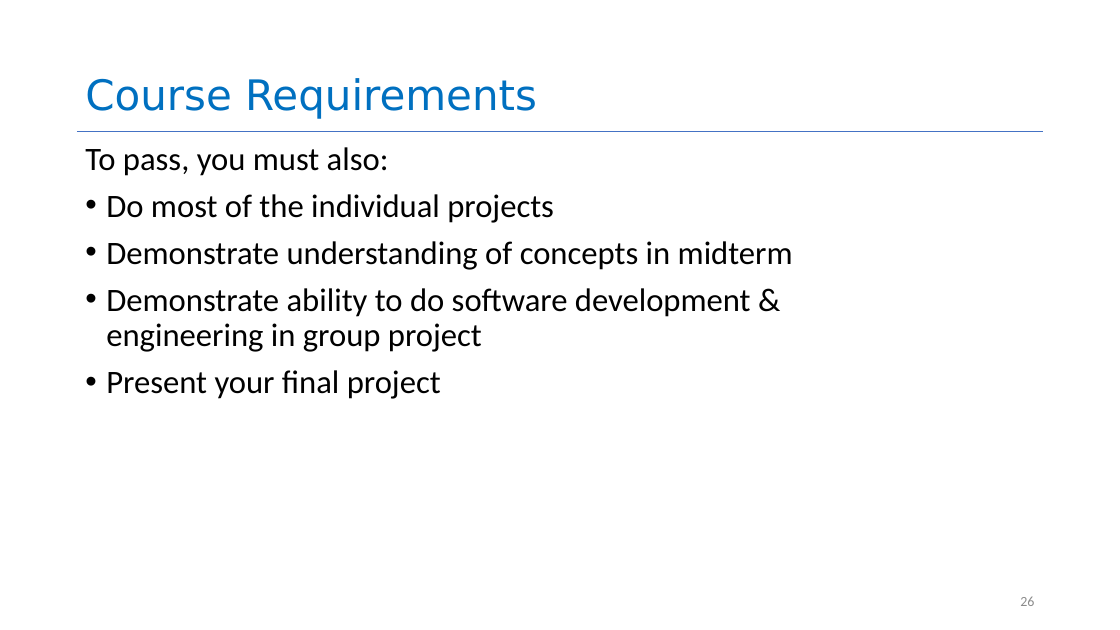
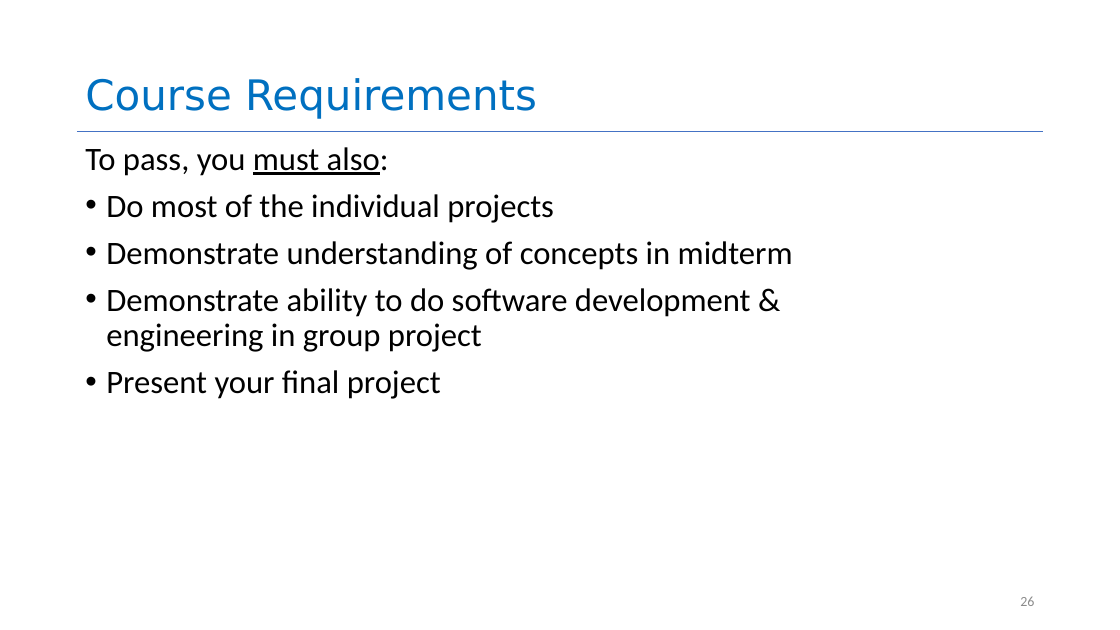
Before and after one commit to neu-se/CS4530-Spring-2026, a slide deck: slide 26 of Slides/Module 01.1 Course Introduction.pptx. Drawn at 1120x630 pixels with LibreOffice and Linux fonts; fonts in the diff are those of the drawing. Boxes give left, top, right and bottom in pixels: in the first picture for what was removed or moved away, otherwise in the second. Text is boxed around its words. In the diff, an @@ line names an element or a change of style, - is before the commit and + after.

Commit message:
Slides for lecture 1

```diff
--- a/Slides/Module 01.1 Course Introduction.pptx
+++ b/Slides/Module 01.1 Course Introduction.pptx
@@ text at (85,147,389,176): underline on in "must also:" @@
```
Also in this commit, not shown: 1 other file.
